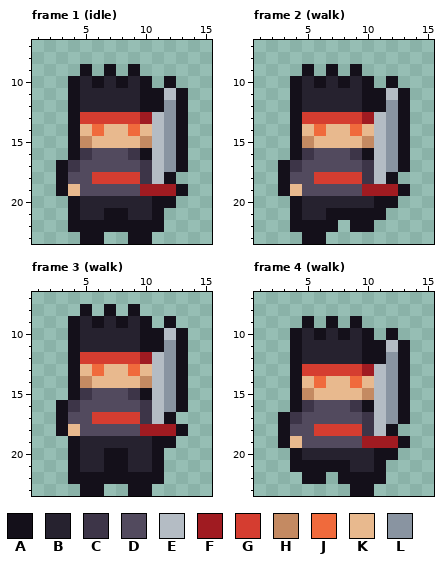
File history of a pixel-art file, art/bodies/demonic.aseprite. The picture above is the old version.
16x24 pixels, 42 frames. Colours within 5 levels of each other are drawn and written as one. Shown: frame 1 (idle): x 1..15, y 7..23; frame 2 (walk): x 1..15, y 7..23; frame 3 (walk): x 1..15, y 7..23; frame 4 (walk): x 1..15, y 7..23. The commit also changed other frames, which this record leaves out.
Palette (. is transparent): A #14101a  B #26222f  C #3d3548  D #524a5e  E #b4bcc4  F #a01b21  G #d53d30  H #c48a62  J #f06a3c  K #e8b98e  L #8994a1
Pixels before, frame 1 (idle), first column x 3:
 9 ..A.A.A....
10 .ABABABA.A.
11 .ABBBBBAAEA
12 .ABBBBBAALA
13 .AGGGGGFELA
14 .AKJKKJKELA
15 .AHKKKKHELA
16 .ACDDDCAELA
17 ACDDDDDCELA
18 ADDGGGGCEA.
19 AKDDDDDFFFA
20 .ABBBBBBAA.
21 .ABBAABBA..
22 .AAAAAAAA..
23 ..AA..AA...
Pixels before, frame 2 (walk), first column x 3:
 9 ..A.A.A....
10 .ABABABA.A.
11 .ABBBBBAAEA
12 .ABBBBBAALA
13 .AGGGGGFELA
14 .AKJKKJKELA
15 .AHKKKKHELA
16 .ACDDDCAELA
17 ACDDDDDCELA
18 ADDGGGGCEA.
19 AKDDDDDFFFA
20 .ABBBBBBAA.
21 .ABBAAAAA..
22 .AAAA.AA...
23 ..AA.......
Pixels before, frame 3 (walk), first column x 3:
 8 ..A.A.A....
 9 .ABABABA.A.
10 .ABBBBBAAEA
11 .ABBBBBAALA
12 .AGGGGGFELA
13 .AKJKKJKELA
14 .AHKKKKHELA
15 .ACDDDCAELA
16 ACDDDDDCELA
17 ADDGGGGCEA.
18 AKDDDDDFFFA
19 .ABBBBBBAA.
20 .ABBAABBA..
21 .ABBAABBA..
22 .AAAAAAAA..
23 ..AA..AA...
Pixels before, frame 4 (walk), first column x 3:
 9 ..A.A.A....
10 .ABABABA.A.
11 .ABBBBBAAEA
12 .ABBBBBAALA
13 .AGGGGGFELA
14 .AKJKKJKELA
15 .AHKKKKHELA
16 .ACDDDCAELA
17 ACDDDDDCELA
18 ADDGGGGCEA.
19 AKDDDDDFFFA
20 .ABBBBBBAA.
21 .AAAAABBA..
22 ..AA.AAAA..
23 ......AA...
New version:
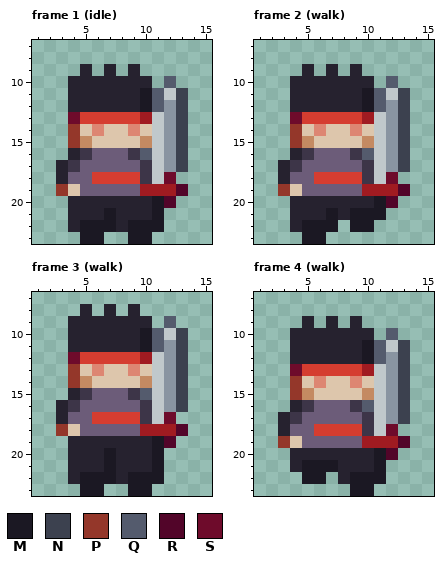
Colours new in this view: M #1b1823  N #3c414f  P #94372a  Q #545b6d  R #520529  S #6e0b2b
The exact change:
colour D: #524a5e -> #6c5c79
colour E: #b4bcc4 -> #c0c8cb
colour J: #f06a3c -> #dd8672
colour K: #e8b98e -> #ddc6ac
Changed rows in their new state; - is a pixel that keeps its letter.
Frame 1 (idle):
first column x 3:
 9 --B-B-B----
10 -B-B-B-B-Q-
11 -B-----MQ-N
12 -B-----MQ-N
13 -S--------N
14 -P--------N
15 -P--------N
16 -B-----Q--N
17 B---------N
18 B--------S-
19 P---------R
20 -B------MR-
21 -B--MB--M--
22 -BMMMBMMM--
23 --MM--MM---
Frame 2 (walk):
first column x 3:
 9 --B-B-B----
10 -B-B-B-B-Q-
11 -B-----MQ-N
12 -B-----MQ-N
13 -S--------N
14 -P--------N
15 -P--------N
16 -B-----Q--N
17 B---------N
18 B--------S-
19 P---------R
20 -B------MR-
21 -B--MBMMM--
22 -BMMM-MM---
23 --MM-------
Frame 3 (walk):
first column x 3:
 8 --B-B-B----
 9 -B-B-B-B-Q-
10 -B-----MQ-N
11 -B-----MQ-N
12 -S--------N
13 -P--------N
14 -P--------N
15 -B-----Q--N
16 B---------N
17 B--------S-
18 P---------R
19 -B------MR-
20 -B--MB--M--
21 -B--MB--M--
22 -BMMMBMMM--
23 --MM--MM---
Frame 4 (walk):
first column x 3:
 9 --B-B-B----
10 -B-B-B-B-Q-
11 -B-----MQ-N
12 -B-----MQ-N
13 -S--------N
14 -P--------N
15 -P--------N
16 -B-----Q--N
17 B---------N
18 B--------S-
19 P---------R
20 -B------MR-
21 -BMMMB--M--
22 --MM-BMMM--
23 ------MM---
Where, in picture pixels (left, top, right, bottom), the same in both pictures:
changed: (56, 64, 188, 244)
changed: (278, 64, 410, 244)
changed: (56, 304, 188, 496)
changed: (278, 316, 410, 496)
